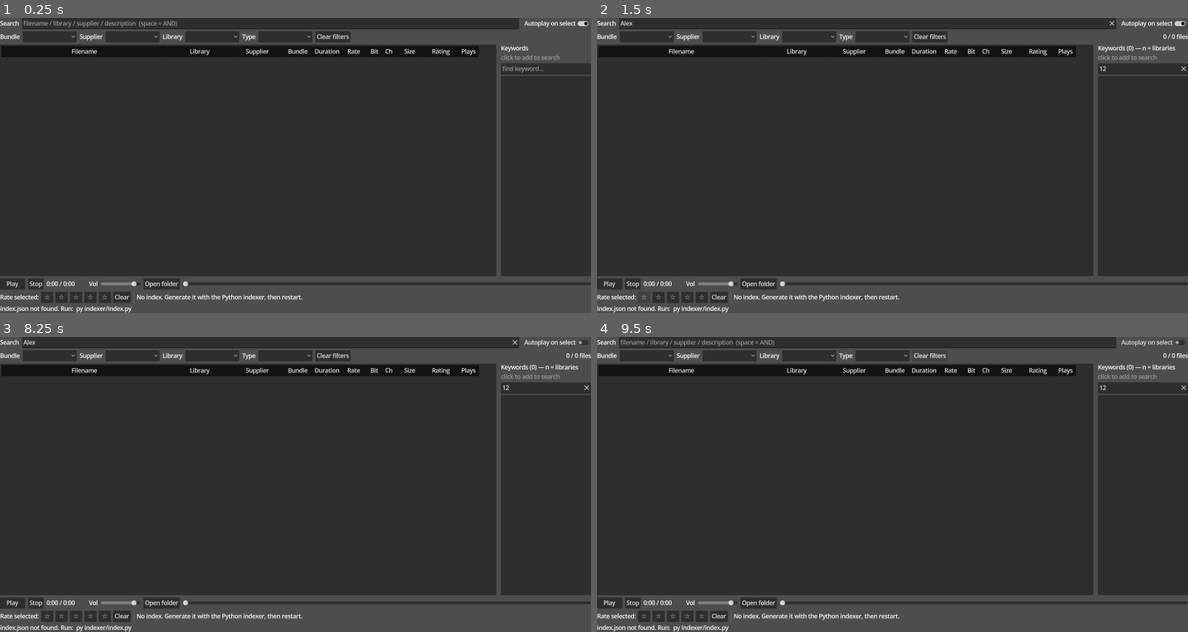
Above: before the commit, frames 1-4 (two rows, left to right).
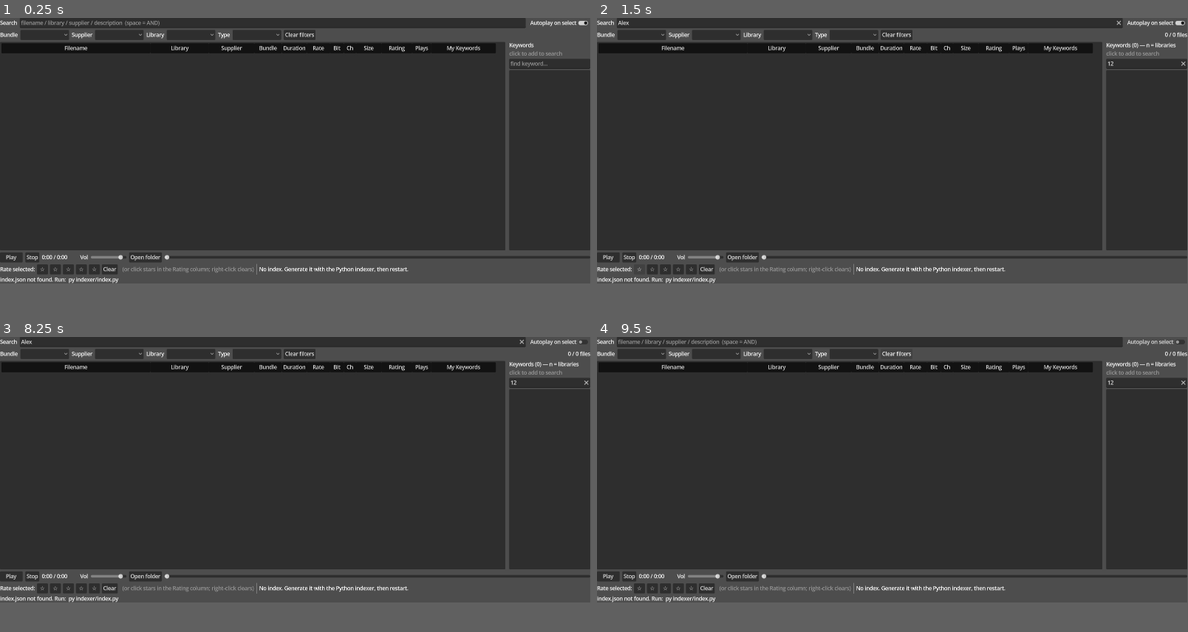
Above: after the commit, the same moments.

Repository: benedictcarter/sound_lib
Game: Godot game, scene res://main.tscn
Two runs of this game, one before a commit and one after it. Both use one fixed random seed, a clock stepped at 60 frames per second and the inputs below.
Inputs (mouse positions are in pixels of both pictures, inside the frame that each line leads up to):
- Up to frame 1 (0.25 s): no input
- Up to frame 2 (1.5 s): click (868, 23) at 0.52 s; type "Alex" at 0.6 s; click (1140, 68) at 0.75 s; type "12" at 0.83 s; click "☆" at 1.25 s
- Up to frame 3 (8.25 s): click "☆" at 2 s; click "☆" at 2.75 s; click "☆" at 3.5 s; click "☆" at 4.25 s; click "☆" at 5 s; click "Clear" at 5.75 s; click "Play" at 6.5 s; click "Play" at 7.25 s; click "Autoplay on select" at 8 s
- Up to frame 4 (9.5 s): click "Clear filters" at 8.75 s
In our replay, the window is 800x400 before the commit and 799x360 after it. These sizes can differ from the game's own. Grey fills any space a smaller window leaves; there, only what the larger window draws over its background counts as a difference.

The runs differ from the first frame. In frame 1, 15% of the frame differs, in the area x 0-100%, y 0-100%; in frame 2, 15%; in frame 3, 15%; in frame 4, 15%.

Commit message:
Rate by clicking stars in-grid; add editable "My Keywords" column
Rating: click stars directly in the Rating cell (left-click sets 1-5, right-click
clears) via item_mouse_selected + get_item_area_rect. Clicking the Rating cell no
longer plays the file; playback now happens on click of other columns or on
double-click, gated by _last_click_col so editing Rating/Tags never triggers play.

My Keywords: new inline-editable column (double-click to edit) for user tags,
space/comma separated, persisted in userdata.json and folded into the search
haystack so files are findable by your own keywords. Window widened to fit.

Co-Authored-By: Claude Opus 4.8 <noreply@anthropic.com>

Diff:
--- a/app/main.gd
+++ b/app/main.gd
@@ -15,17 +15,18 @@
 const COL_SIZE := 8
 const COL_RATING := 9   # user data (app/userdata.json)
 const COL_PLAYS := 10   # user data (auto-incremented on finished playback)
-const COL_COUNT := 11
+const COL_TAGS := 11    # user data (your own keywords; editable inline)
+const COL_COUNT := 12
 
 const COL_TITLES := [
 	"Filename", "Library", "Supplier", "Bundle",
-	"Duration", "Rate", "Bit", "Ch", "Size", "Rating", "Plays",
+	"Duration", "Rate", "Bit", "Ch", "Size", "Rating", "Plays", "My Keywords",
 ]
-# Which record field each column sorts/reads. Bundle, Rating and Plays are
-# special-cased in _sort_value (Rating/Plays live in user data, not the record).
+# Which record field each column sorts/reads. Bundle, Rating, Plays and Tags are
+# special-cased in _sort_value (the last three live in user data, not the record).
 const COL_FIELD := [
 	"filename", "library", "supplier", "bundle",
-	"duration", "sample_rate", "bit_depth", "channels", "size", "", "",
+	"duration", "sample_rate", "bit_depth", "channels", "size", "", "", "",
 ]
 const NUMERIC_COLS := [COL_DURATION, COL_RATE, COL_BIT, COL_CH, COL_SIZE, COL_RATING, COL_PLAYS]
 
@@ -89,6 +90,7 @@
 var _stream_len: float = 0.0
 var _playing_rec: Variant = null     # record currently loaded in the player
 var _playing_item: TreeItem = null   # its row, for live cell updates
+var _last_click_col: int = -1        # column of the last mouse click (gates play)
 
 var _debounce: Timer
 
@@ -176,9 +178,12 @@
 	_set_col_size(COL_SIZE, 0.0, 78)
 	_set_col_size(COL_RATING, 0.0, 95)
 	_set_col_size(COL_PLAYS, 0.0, 58)
+	_set_col_size(COL_TAGS, 0.0, 200)
 	_tree.column_title_clicked.connect(_on_title_clicked)
 	_tree.item_selected.connect(_on_row_selected)
 	_tree.item_activated.connect(_on_row_activated)
+	_tree.item_mouse_selected.connect(_on_tree_mouse_selected)
+	_tree.item_edited.connect(_on_tree_item_edited)
 
 	# --- table + keyword panel (split) ----------------------------------
 	var split := HSplitContainer.new()
@@ -264,6 +269,11 @@
 	clr.pressed.connect(_on_star_pressed.bind(0))
 	nbar.add_child(clr)
 	_refresh_star_buttons(null)
+
+	var rhint := Label.new()
+	rhint.text = "  (or click stars in the Rating column; right-click clears)"
+	rhint.add_theme_color_override("font_color", Color(0.6, 0.6, 0.6))
+	nbar.add_child(rhint)
 
 	nbar.add_child(VSeparator.new())
 	_now_label = Label.new()
@@ -515,7 +525,8 @@
 				String(rec.get("filename", "")) + " "
 				+ String(rec.get("library", "")) + " "
 				+ String(rec.get("supplier", "")) + " "
-				+ String(rec.get("description", ""))
+				+ String(rec.get("description", "")) + " "
+				+ _get_tags(rec)                       # your own keywords are searchable
 			).to_lower()
 			var ok := true
 			for tok in tokens:
@@ -536,6 +547,8 @@
 		return _get_rating(rec)
 	if col == COL_PLAYS:
 		return _get_plays(rec)
+	if col == COL_TAGS:
+		return _get_tags(rec)
 	return rec.get(COL_FIELD[col])
 
 
@@ -602,6 +615,9 @@
 	it.set_text(COL_RATING, _stars(rating))
 	var plays := _get_plays(rec)
 	it.set_text(COL_PLAYS, "" if plays == 0 else str(plays))
+	it.set_text(COL_TAGS, _get_tags(rec))
+	it.set_editable(COL_TAGS, true)            # double-click to edit
+	it.set_tooltip_text(COL_TAGS, "Double-click to edit. Separate keywords with spaces or commas.")
 
 
 # ===========================================================================
@@ -612,13 +628,46 @@
 
 
 func _on_row_selected() -> void:
+	# Selection change only updates the rating buttons. Playback is decided in
+	# _on_tree_mouse_selected so that clicking the Rating/Tags cells doesn't play.
 	_refresh_star_buttons(_selected_rec())
-	if _autoplay.button_pressed:
+
+
+func _on_row_activated() -> void:
+	# Double-click plays -- except on the Rating/Tags cells, which are for
+	# setting a rating / editing keywords (double-click there opens the editor).
+	if _last_click_col == COL_RATING or _last_click_col == COL_TAGS:
+		return
+	_play_selected()
+
+
+func _on_tree_mouse_selected(pos: Vector2, mouse_btn: int) -> void:
+	var it := _tree.get_item_at_position(pos)
+	if it == null:
+		return
+	var rec: Variant = it.get_metadata(0)
+	var col := _tree.get_column_at_position(pos)
+	_last_click_col = col
+	if col == COL_RATING:
+		if mouse_btn == MOUSE_BUTTON_RIGHT:
+			_apply_rating(rec, it, 0)          # right-click clears
+		elif mouse_btn == MOUSE_BUTTON_LEFT:
+			var rect := _tree.get_item_area_rect(it, COL_RATING)
+			var frac := (pos.x - rect.position.x) / maxf(rect.size.x, 1.0)
+			_apply_rating(rec, it, clampi(int(ceil(frac * 5.0)), 1, 5))
+		return                                 # never play when rating
+	if col == COL_TAGS:
+		return                                 # let the inline editor handle it
+	if mouse_btn == MOUSE_BUTTON_LEFT and _autoplay.button_pressed:
 		_play_selected()
 
 
-func _on_row_activated() -> void:
-	_play_selected()
+func _on_tree_item_edited() -> void:
+	var it := _tree.get_edited()
+	if it == null or _tree.get_edited_column() != COL_TAGS:
+		return
+	var rec: Variant = it.get_metadata(0)
+	_set_tags(rec, it.get_text(COL_TAGS))
 
 
 func _selected_rec() -> Variant:
@@ -753,23 +802,39 @@
 	return int(ud.get("plays", 0)) if typeof(ud) == TYPE_DICTIONARY else 0
 
 
-func _on_star_pressed(rating: int) -> void:
-	var rec: Variant = _selected_rec()
-	if rec == null:
+func _get_tags(rec: Dictionary) -> String:
+	var ud: Variant = _userdata.get(String(rec.get("path", "")))
+	return String(ud.get("tags", "")) if typeof(ud) == TYPE_DICTIONARY else ""
+
+
+func _set_userdata(rec: Variant, field: String, value: Variant) -> void:
+	if typeof(rec) != TYPE_DICTIONARY:
 		return
 	var key := String(rec.get("path", ""))
 	var ud: Dictionary = _userdata.get(key, {})
-	ud["rating"] = rating
+	ud[field] = value
 	_userdata[key] = ud
 	_save_userdata()
-	var it := _tree.get_selected()
-	if it != null:
+
+
+func _set_tags(rec: Variant, text: String) -> void:
+	_set_userdata(rec, "tags", text.strip_edges())
+
+
+func _apply_rating(rec: Variant, it: TreeItem, rating: int) -> void:
+	if typeof(rec) != TYPE_DICTIONARY:
+		return
+	_set_userdata(rec, "rating", rating)
+	if it != null and is_instance_valid(it):
 		_apply_userdata_cells(it, rec)
 	_refresh_star_buttons(rec)
-	# re-sort if the table is ordered by rating
-	if _sort_col == COL_RATING:
+	if _sort_col == COL_RATING:                # keep order if sorted by rating
 		_sort_filtered()
 		_populate_tree()
+
+
+func _on_star_pressed(rating: int) -> void:
+	_apply_rating(_selected_rec(), _tree.get_selected(), rating)
 
 
 func _refresh_star_buttons(rec: Variant) -> void:
--- a/app/project.godot
+++ b/app/project.godot
@@ -13,7 +13,7 @@
 
 [display]
 
-window/size/viewport_width=1640
+window/size/viewport_width=1820
 window/size/viewport_height=820
 window/size/initial_position_type=1
 
Not shown, changed: CLAUDE.md
Not shown, changed: README.md
